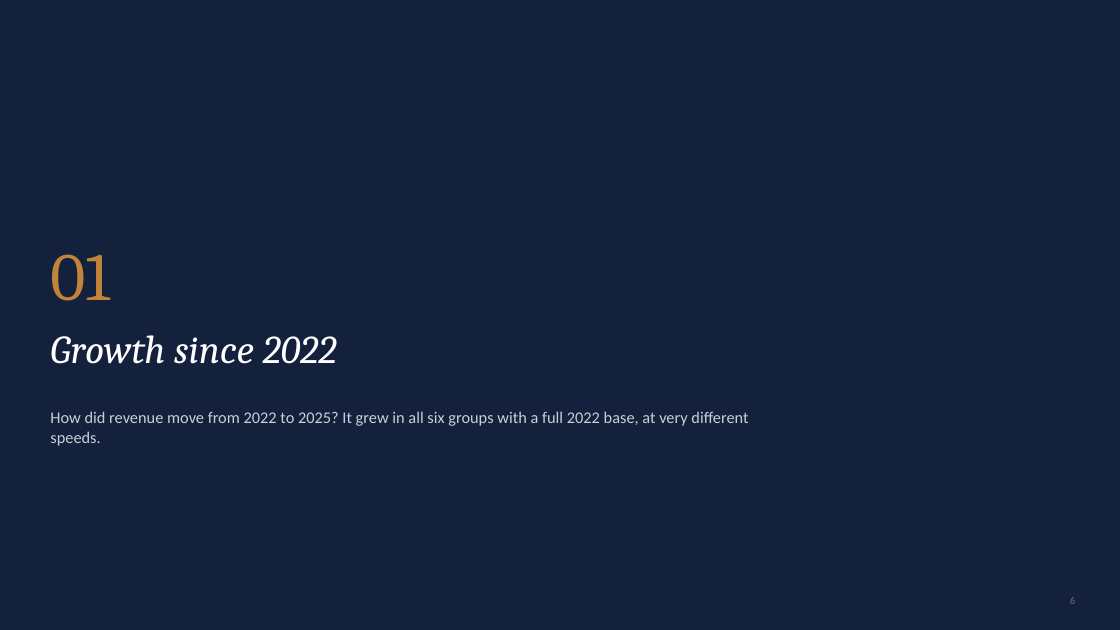
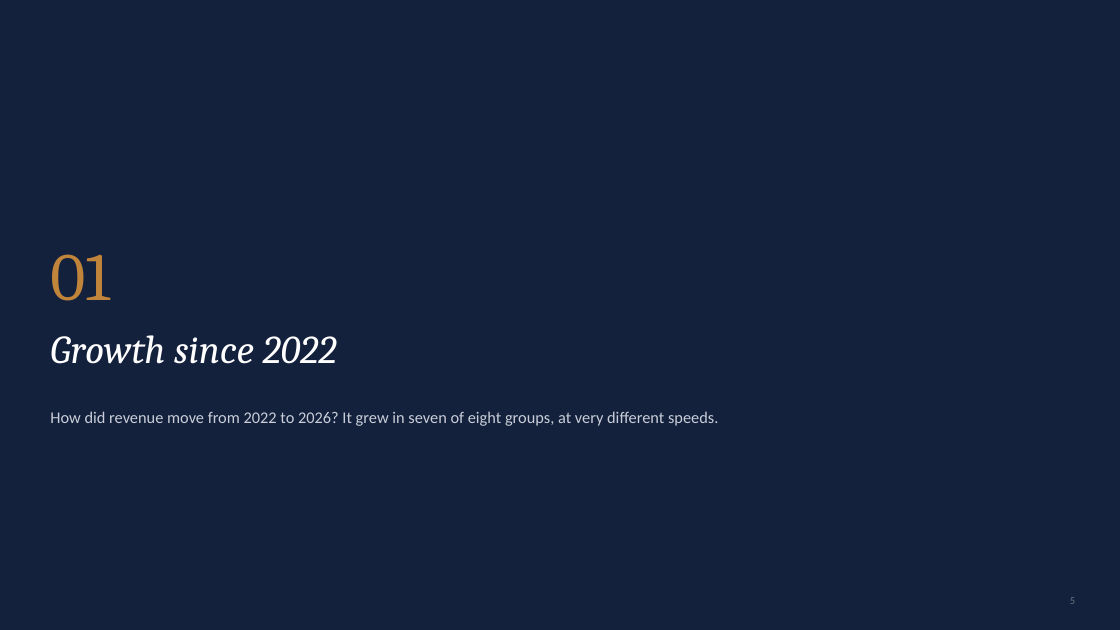
Before and after one commit to KhalidAba94/Test, a slide deck: slide 5 of sector-analysis/sets/seven/output/SEVEN_Priority_Companies_Executive_Deck.pptx (slide 6 before the commit). Drawn at 1120x630 pixels with LibreOffice and Linux fonts; fonts in the diff are those of the drawing. Boxes give left, top, right and bottom in pixels: in the first picture for what was removed or moved away, otherwise in the second. Text is boxed around its words. In the diff, an @@ line names an element or a change of style, - is before the commit and + after.

```diff
--- a/sector-analysis/sets/seven/output/SEVEN_Priority_Companies_Executive_Deck.pptx
+++ b/sector-analysis/sets/seven/output/SEVEN_Priority_Companies_Executive_Deck.pptx
@@ text at (50,411,718,426): text changed @@
-How did revenue move from 2022 to 2025? It grew in all six groups with a full 2022 base, at very different speeds.
+How did revenue move from 2022 to 2026? It grew in seven of eight groups, at very different speeds.
```
Also in this commit, not shown: 23 other slides changed, 1 slide added, 5 slides removed, 4 other files.
